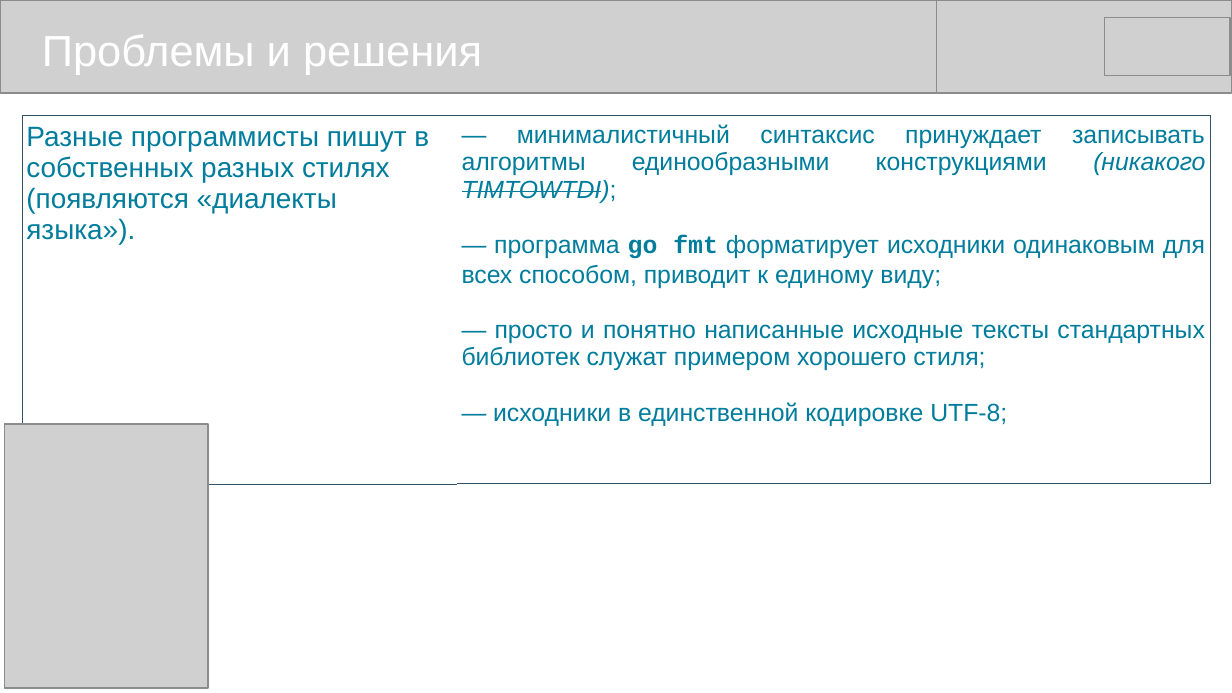
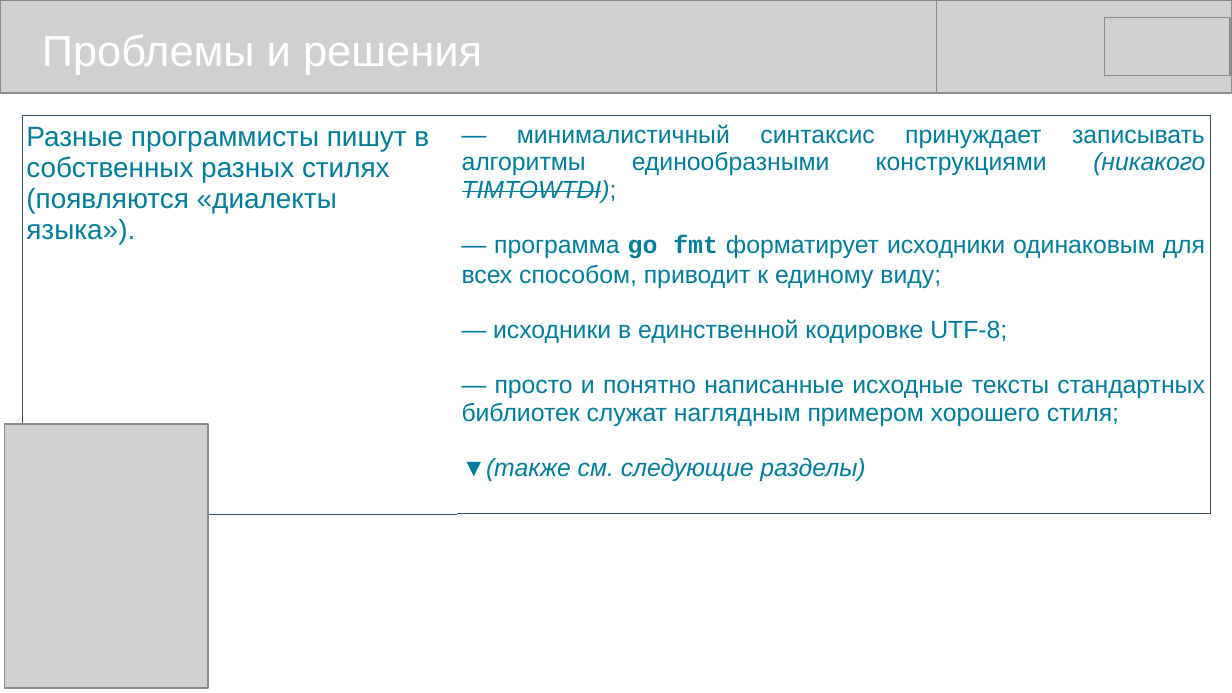
Before and after one commit to mike-shock/Go_language, a slide deck: slide 7 of view/Go_View.odp. Drawn at 1232x693 pixels with LibreOffice and Linux fonts; fonts in the diff are those of the drawing; grey boxes stand for pictures. Boxes give left, top, right and bottom in pixels: in the first picture for what was removed or moved away, otherwise in the second. Text is boxed around its words. In the diff, an @@ line names an element or a change of style, - is before the commit and + after.

```diff
--- a/view/Go_View.odp
+++ b/view/Go_View.odp
@@ table at (22, 115, 1211, 485) @@
-row 1, column 2: — минималистичный синтаксис принуждает записывать алгоритмы единообразными конструкциями (никакого TIMTOWTDI); / — программа go fmt форматирует исходники одинаковым для всех способом, приводит к единому виду; / — просто и понятно написанные исходные тексты стандартных библиотек служат примером хорошего стиля; / — исходники в единственной кодировке UTF-8;
+row 1, column 2: — минималистичный синтаксис принуждает записывать алгоритмы единообразными конструкциями (никакого TIMTOWTDI); / — программа go fmt форматирует исходники одинаковым для всех способом, приводит к единому виду; / — исходники в единственной кодировке UTF-8; / — просто и понятно написанные исходные тексты стандартных библиотек служат наглядным примером хорошего стиля; / ▼(также см. следующие разделы)
```
Also in this commit, not shown: 10 other slides changed.
